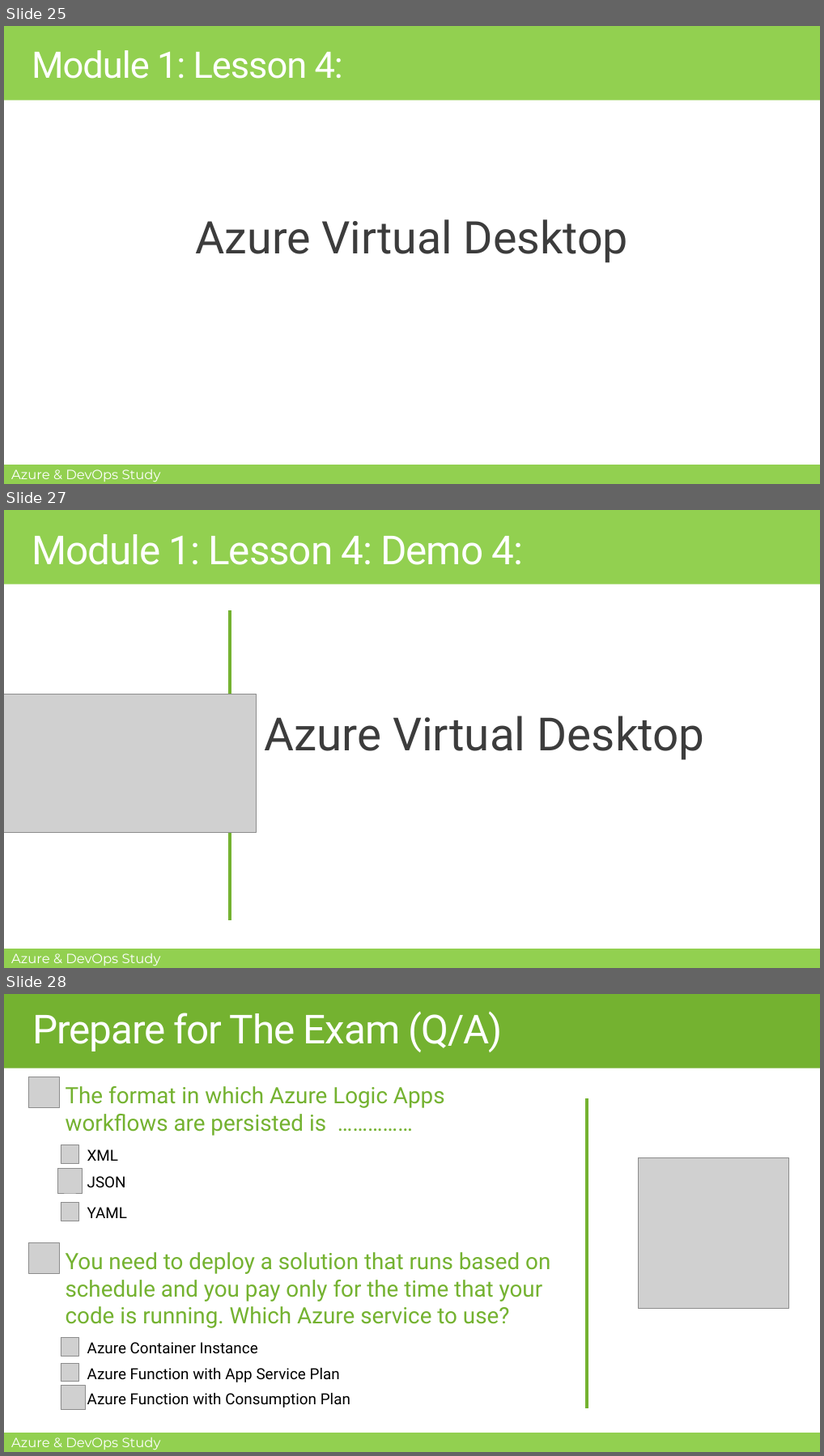
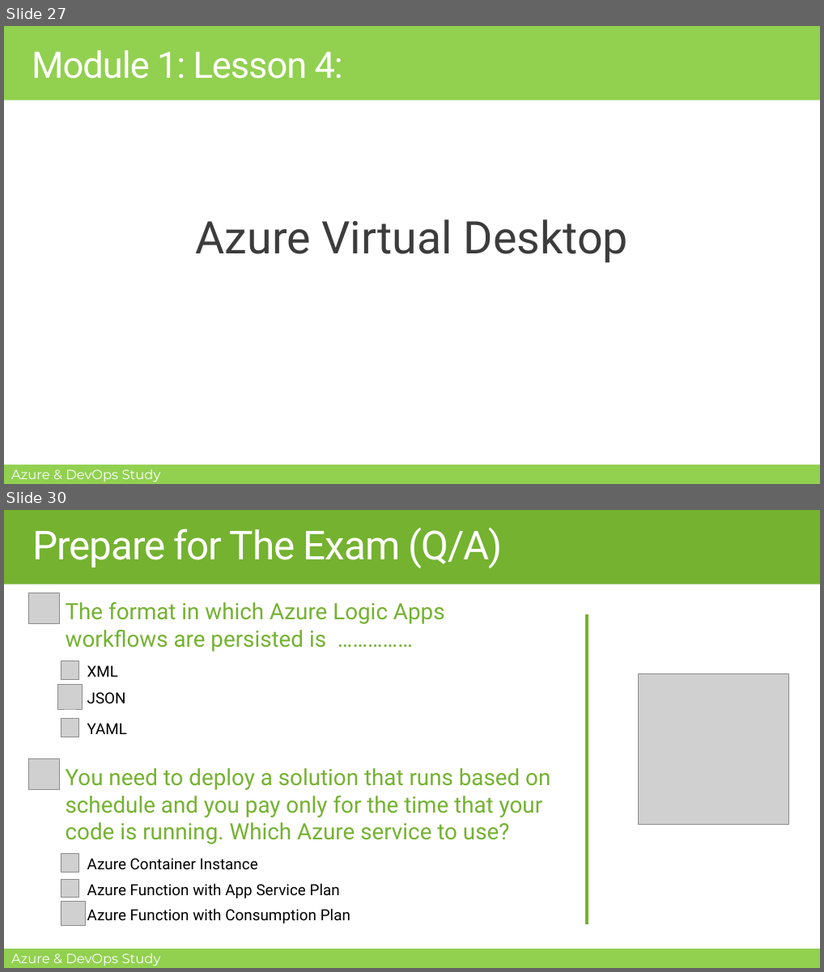
Before and after one commit to MohamedRadwan-DevOps/Azure-DevOps-Study-Group, a slide deck: AZ-900/Module-1/M1-L4-Understanding Azure Container Services, Function and Virtual Desktop.pptx. Shown one above the other, each under a label of ours: slides 25, 27 and 28 before the commit, slides 27 and 30 after it; the slides between them are not shown. The pictures are 824x1456 and 824x972 pixels, drawn with LibreOffice and Linux fonts; fonts in the diff are those of the drawing; grey boxes stand for pictures; background and template pictures are left out. Boxes give left, top, right and bottom in pixels: in the first picture for what was removed or moved away, otherwise in the second. Text is boxed around its words. In the diff, an @@ line names an element or a change of style, - is before the commit and + after.

```diff
--- a/AZ-900/Module-1/M1-L4-Understanding Azure Container Services, Function and Virtual Desktop.pptx
+++ b/AZ-900/Module-1/M1-L4-Understanding Azure Container Services, Function and Virtual Desktop.pptx
@@ slide 27 removed at (x1=4, y1=510, x2=820, y2=968), background #FFFFFF; not listed: 3 template elements that a slide beside it also shows @@
@@ title removed at (x1=32, y1=534, x2=524, y2=565) @@
-Module 1: Lesson 4: Demo 4:
@@ line removed from (230, 610) to (230, 921) @@
@@ picture removed at (x1=4, y1=695, x2=256, y2=833) @@
@@ text removed at (x1=264, y1=716, x2=705, y2=760) @@
-Azure Virtual Desktop
@@ what was slide 25 is now slide 27 @@
@@ what was slide 28 is now slide 30 @@
```
Also in this commit, not shown: 12 slides changed, 3 slides added.
